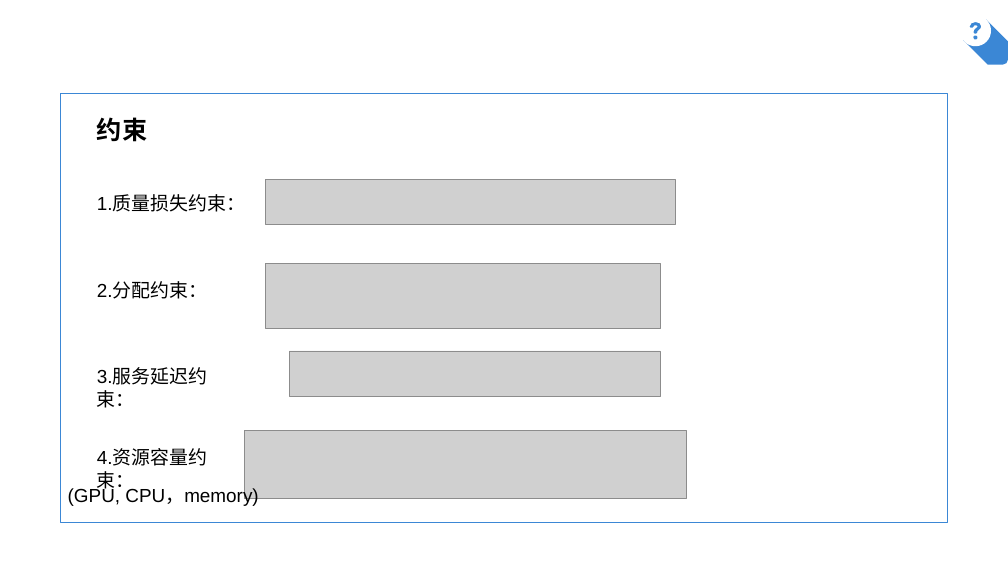
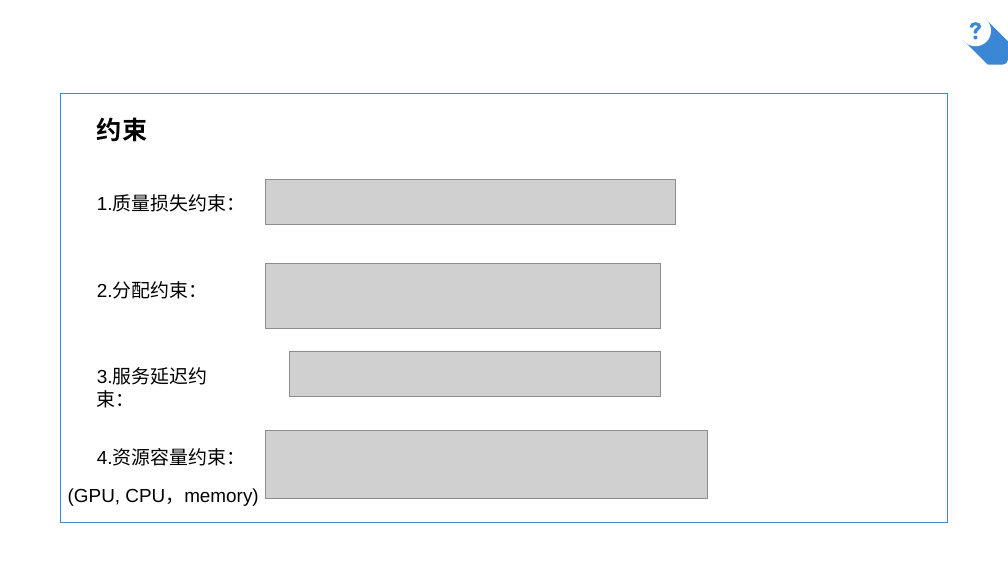
Before and after one commit to AlfredChiang/Mobile-Edge-Computing, a slide deck: slide 7 of Folo Latency andQuality Optimized Task Allocation in Vehicular Fog Computing/2018-11-20.pptx. Drawn at 1008x567 pixels with LibreOffice and Linux fonts; fonts in the diff are those of the drawing; grey boxes stand for pictures; background and template pictures are left out. Boxes give left, top, right and bottom in pixels: in the first picture for what was removed or moved away, otherwise in the second. Text is boxed around its words. In the diff, an @@ line names an element or a change of style, - is before the commit and + after.

```diff
--- a/Folo Latency andQuality Optimized Task Allocation in Vehicular Fog Computing/2018-11-20.pptx
+++ b/Folo Latency andQuality Optimized Task Allocation in Vehicular Fog Computing/2018-11-20.pptx
@@ text "4.资源容量约束：" rewrapped from (97, 450, 207, 492) to (97, 450, 245, 466) @@
@@ picture: place and size @@
-picture at (245, 430, 687, 498)
+picture at (265, 430, 707, 498)
```
Also in this commit, not shown: 1 other slide changed, 1 other file.
